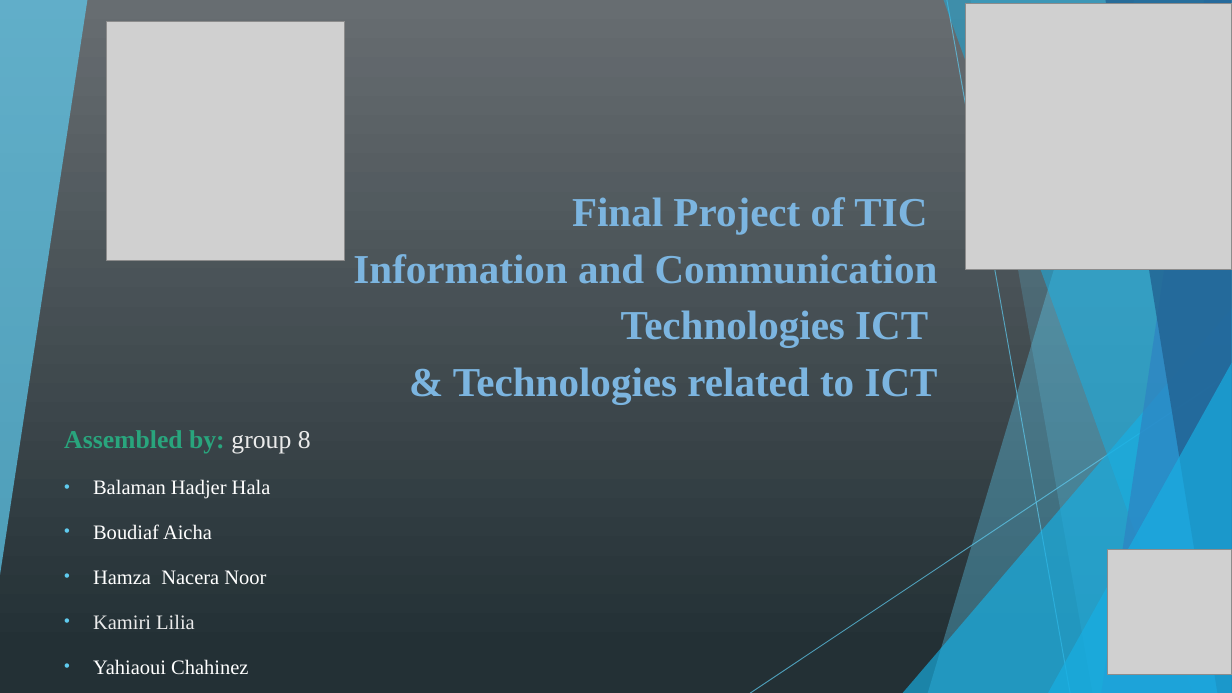
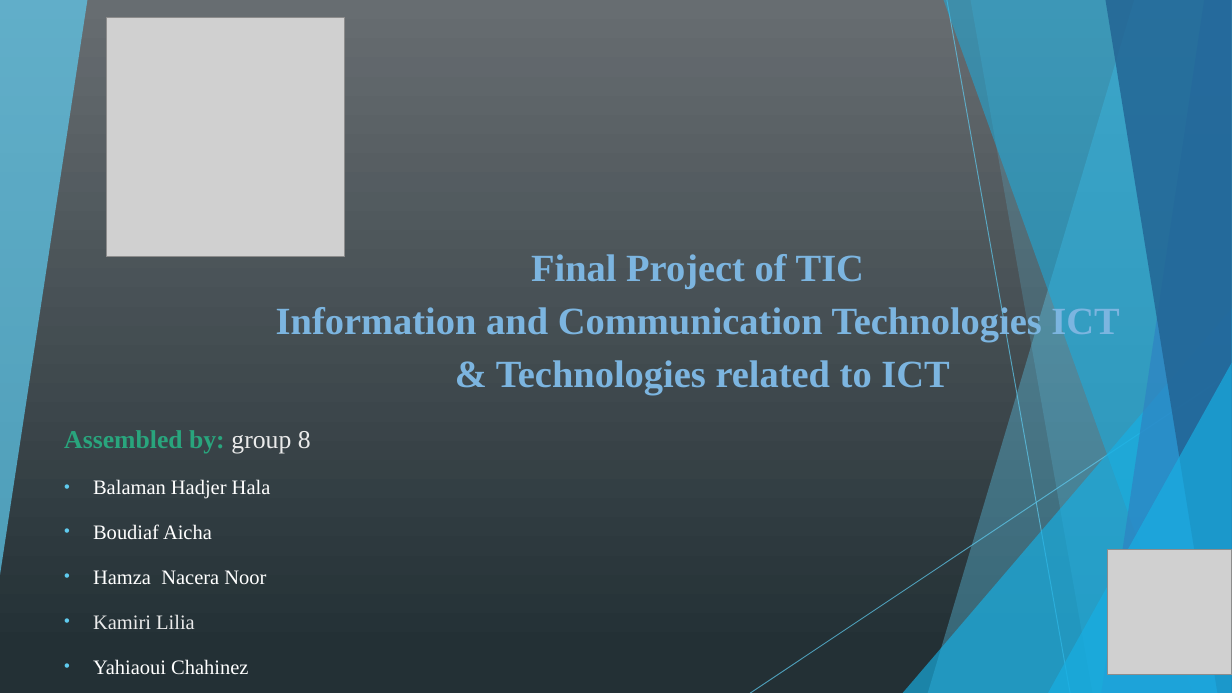
Before and after one commit to kamiri-lilia/projet-final, a slide deck: slide 1 of TIC_PP.pptx. Drawn at 1232x693 pixels with LibreOffice and Linux fonts; fonts in the diff are those of the drawing; grey boxes stand for pictures. Boxes give left, top, right and bottom in pixels: in the first picture for what was removed or moved away, otherwise in the second. Text is boxed around its words. In the diff, an @@ line names an element or a change of style, - is before the commit and + after.

Commit message:
edits to power point

```diff
--- a/TIC_PP.pptx
+++ b/TIC_PP.pptx
@@ picture moved from (x1=106, y1=21, x2=346, y2=261) to (x1=106, y1=18, x2=346, y2=257) @@
@@ picture removed at (x1=966, y1=3, x2=1232, y2=269) @@
@@ title "Final Project of TIC Information ..." moved from (x1=353, y1=197, x2=938, y2=404) to (x1=276, y1=254, x2=1119, y2=395) @@
@@ title "Final Project of TIC Information ..." at (x1=276, y1=254, x2=1119, y2=395): size 32 to 30 pt; alignment right to centre @@
```
